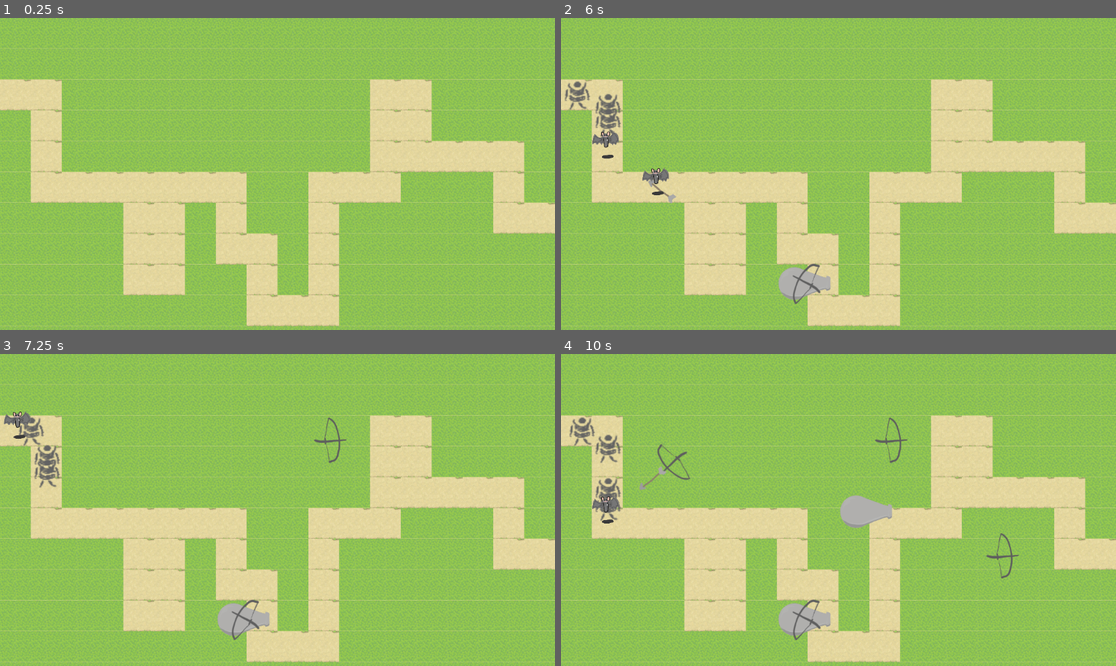
Above: before the commit, frames 1-4 (two rows, left to right).
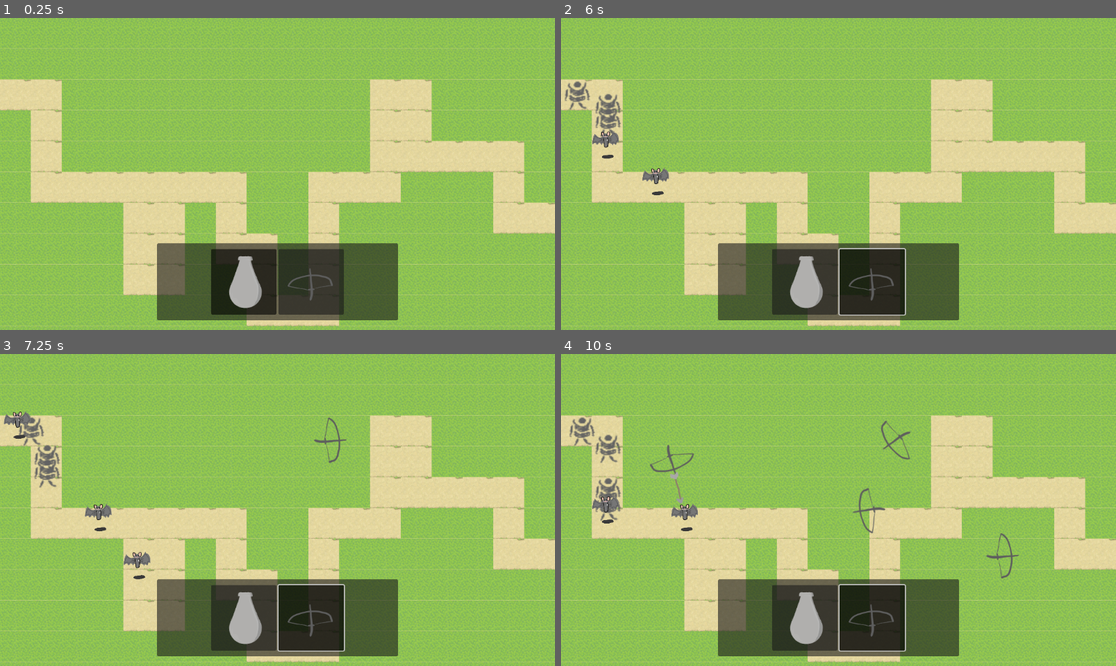
Above: after the commit, the same moments.

Repository: willNP/Tower-Defense
Game: Godot game, scene res://Scenes/main.tscn
Two runs of this game, one before a commit and one after it. Both use one fixed random seed, a clock stepped at 60 frames per second and the inputs below. The engine's default icon, where the game draws it, is replaced by a stand-in: a white triangle on a blue panel in a dark square.
Inputs (mouse positions are in pixels of both pictures, inside the frame that each line leads up to):
- Up to frame 1 (0.25 s): no input
- Up to frame 2 (6 s): click (805, 283) at 0.52 s; click (871, 283) at 1.27 s; click (805, 283) at 2.02 s; click (871, 283) at 2.77 s; click (805, 283) at 3.52 s; click (871, 283) at 4.27 s; move the mouse to (960, 158) at 5.02 s; click (960, 158) at 5.17 s; move the mouse to (727, 189) at 5.77 s; click (727, 189) at 5.92 s
- Up to frame 3 (7.25 s): move the mouse to (333, 441) at 6.52 s; click (333, 441) at 6.67 s
- Up to frame 4 (10 s): move the mouse to (810, 572) at 7.27 s; click (810, 572) at 7.42 s; move the mouse to (1005, 556) at 8.02 s; click (1005, 556) at 8.17 s; move the mouse to (672, 463) at 8.77 s; click (672, 463) at 8.92 s; move the mouse to (866, 510) at 9.52 s; click (866, 510) at 9.67 s

The runs differ from the first frame. In frame 1, 11% of the frame differs, in the area x 28-72%, y 72-97%; in frame 2, 11%; in frame 3, 11%; in frame 4, 12%, in the area x 14-72%, y 20-97%.

Commit message:
se agrega selector de torreta

Diff:
--- a/Scenes/main.tscn
+++ b/Scenes/main.tscn
@@ -1,8 +1,12 @@
-[gd_scene load_steps=4 format=3 uid="uid://38rv2wi815l6"]
+[gd_scene load_steps=7 format=3 uid="uid://38rv2wi815l6"]
 
 [ext_resource type="Script" uid="uid://dnm6053v72yab" path="res://Scripts/Resources/Maps/map1.gd" id="1_8gbba"]
 [ext_resource type="PackedScene" uid="uid://c4i1pqi3f8xuh" path="res://Scenes/map_generation.tscn" id="2_bo1nx"]
-[ext_resource type="Script" uid="uid://ckqci71xhhp0w" path="res://Scripts/Towers/turret_spawner.gd" id="3_jjvhh"]
+[ext_resource type="Script" path="res://Scripts/Towers/turret_spawner.gd" id="3_jjvhh"]
+[ext_resource type="Texture2D" uid="uid://mclxncj6q1tb" path="res://Resources/Images/Towers/Cannon/cannon.png" id="4_kry3j"]
+[ext_resource type="Texture2D" uid="uid://58e3wsrkswbe" path="res://Resources/Images/Towers/Crossbow/ballesta.png" id="5_21xkr"]
+
+[sub_resource type="ButtonGroup" id="ButtonGroup_um5mv"]
 
 [node name="Main" type="Node2D"]
 script = ExtResource("1_8gbba")
@@ -15,3 +19,59 @@
 [node name="TurretSpawner" type="Node2D" parent="." node_paths=PackedStringArray("mapGen")]
 script = ExtResource("3_jjvhh")
 mapGen = NodePath("../MapGeneration")
+
+[node name="UI" type="CanvasLayer" parent="."]
+layer = 1
+
+[node name="Control" type="Control" parent="UI"]
+layout_mode = 3
+anchors_preset = 0
+anchor_right = 1.0
+anchor_bottom = 1.0
+offset_left = 0.0
+offset_top = 0.0
+offset_right = 0.0
+offset_bottom = 0.0
+z_index = 1
+mouse_filter = 2
+
+[node name="Panel" type="Panel" parent="UI/Control"]
+layout_mode = 1
+anchor_left = 0.5
+anchor_top = 1.0
+anchor_right = 0.5
+anchor_bottom = 1.0
+offset_left = -250.0
+offset_top = -180.0
+offset_right = 250.0
+offset_bottom = -20.0
+custom_minimum_size = Vector2(500, 160)
+
+[node name="Buttons" type="HBoxContainer" parent="UI/Control/Panel"]
+layout_mode = 2
+anchor_right = 1.0
+anchor_bottom = 1.0
+offset_left = 20.0
+offset_top = 20.0
+offset_right = -20.0
+offset_bottom = -20.0
+grow_horizontal = 2
+grow_vertical = 2
+alignment = 1
+
+[node name="canon" type="Button" parent="UI/Control/Panel/Buttons"]
+layout_mode = 2
+icon = ExtResource("4_kry3j")
+size_flags_horizontal = 1
+size_flags_vertical = 4
+toggle_mode = true
+button_pressed = true
+button_group = SubResource("ButtonGroup_um5mv")
+
+[node name="crossbow" type="Button" parent="UI/Control/Panel/Buttons"]
+layout_mode = 2
+icon = ExtResource("5_21xkr")
+size_flags_horizontal = 1
+size_flags_vertical = 4
+toggle_mode = true
+button_group = SubResource("ButtonGroup_um5mv")
--- a/Scripts/Resources/Maps/map1.gd
+++ b/Scripts/Resources/Maps/map1.gd
@@ -12,6 +12,7 @@
 # Variables
 var timer : Timer
 var count : int = 0
+var _turret_spawner: TurretSpawner
 
 func _ready() -> void:
 	# Crear el Timer
@@ -23,6 +24,9 @@
 
 	# Conectar la señal timeout
 	timer.timeout.connect(_on_timer_timeout)
+
+	_turret_spawner = $TurretSpawner
+	_setup_turret_buttons()
 
 func _on_timer_timeout() -> void:
 	if count < enemy_spawn_number:
@@ -40,3 +44,29 @@
 
 		print("Oleada terminada")
 		timer.queue_free()
+
+
+func _setup_turret_buttons() -> void:
+	if not has_node("UI/Control/Panel/Buttons"):
+		return
+
+	var cannon_button: Button = $UI/Control/Panel/Buttons/canon
+	var crossbow_button: Button = $UI/Control/Panel/Buttons/crossbow
+
+	cannon_button.toggled.connect(func(pressed: bool) -> void:
+		if pressed:
+			_select_turret("cannon")
+	)
+	crossbow_button.toggled.connect(func(pressed: bool) -> void:
+		if pressed:
+			_select_turret("crossbow")
+	)
+
+	if cannon_button.toggle_mode:
+		cannon_button.button_pressed = true
+	_select_turret("cannon")
+
+
+func _select_turret(turret_name: StringName) -> void:
+	if _turret_spawner:
+		_turret_spawner.set_selected_turret(turret_name)
--- a/Scripts/Towers/turret_spawner.gd
+++ b/Scripts/Towers/turret_spawner.gd
@@ -13,21 +13,26 @@
 	crossbowArrow = preload("res://Scenes/Towers/Crossbow/CrossbowArrow.tscn")
 }
 var tiles : Array
+var selected_turret: StringName = "cannon"
 
 func _ready() -> void:
-	tiles = mapGen.grid
+	if mapGen:
+		tiles = mapGen.grid
 
 
 func _unhandled_input(event: InputEvent) -> void:
 	if event is InputEventMouseButton and event.pressed and event.button_index == MOUSE_BUTTON_LEFT:
+		if not mapGen or tiles.is_empty():
+			return
 		var mouse_pos = get_global_mouse_position()
 		var tile_coords = Vector2i(mouse_pos / mapGen.tile_size)
 		if _is_tile_valid(tile_coords):
 			var tile_value = tiles[tile_coords.y][tile_coords.x]
 			if tile_value != 1:
-				var turretKeys = turrets.keys()
-				var randomKey = turretKeys[randi() % turretKeys.size()]
-				var turret : Tower = turrets[randomKey].instantiate()
+				if not turrets.has(selected_turret):
+					return
+				var turret_scene: PackedScene = turrets[selected_turret]
+				var turret : Tower = turret_scene.instantiate()
 				turret.global_position = mouse_pos
 				self.get_parent().add_child(turret)
 			else:
@@ -35,3 +40,8 @@
 				pass
 func _is_tile_valid(coords: Vector2i) -> bool:
 	return coords.x >= 0 and coords.x < mapGen.map_width and coords.y >= 0 and coords.y < mapGen.map_height
+
+
+func set_selected_turret(turret_name: StringName) -> void:
+	if turrets.has(turret_name):
+		selected_turret = turret_name
